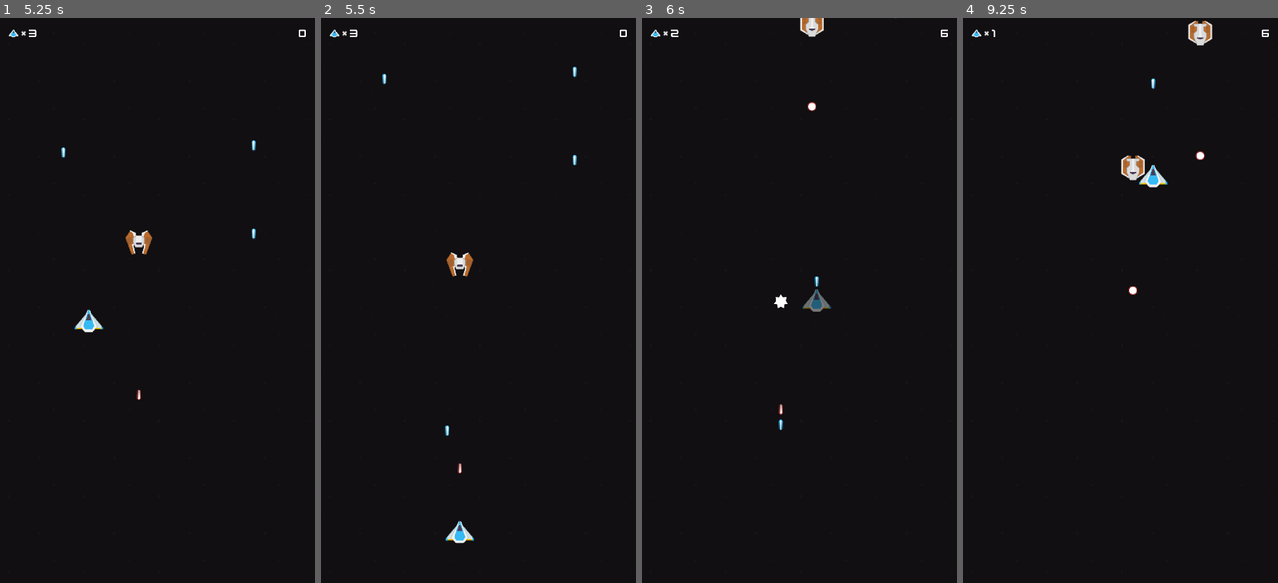
Above: before the commit, frames 1-4 (left to right).
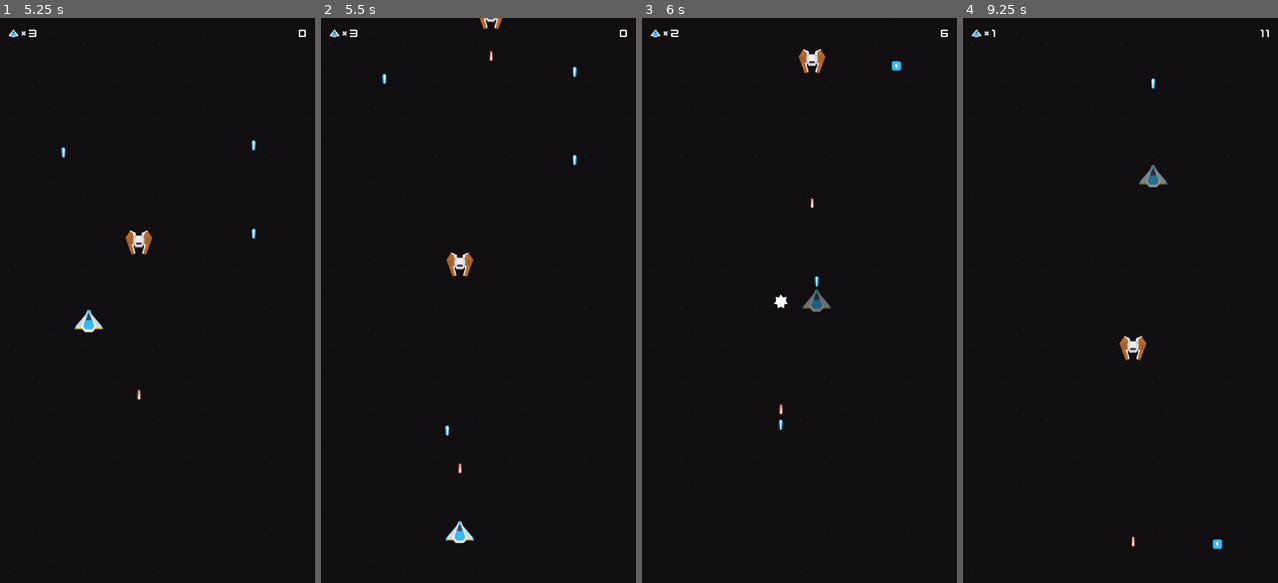
Above: after the commit, the same moments.

Repository: sakkaku-dev/space-shooter
Game: Godot game, scene res://scenes/Game.tscn
Same seed, same stepped clock (60 frames per second), same inputs: the game is played once before the commit and once after it. Sound files missing from this copy of the repository are replaced by a short silence.
Inputs (mouse positions are in pixels of both pictures, inside the frame that each line leads up to):
- Up to frame 1 (5.25 s): click "Start" at 0.5 s; tap Enter at 1.25 s; move the mouse to (226, 272) at 1.27 s; hold Right (ui_right) 1.28-2 s; click (226, 272) at 1.42 s; drag from (94, 328) to (226, 272) at 2.02 s; move the mouse to (189, 176) at 2.77 s; hold Right (ui_right) 2.78-3.5 s; drag from (141, 413) to (189, 176) at 3.52 s; move the mouse to (255, 385) at 4.27 s; hold Left (ui_left) 4.28-5 s; drag from (63, 215) to (138, 532) at 5.02 s
- Up to frame 2 (5.5 s): no input
- Up to frame 3 (6 s): move the mouse to (815, 300) at 5.77 s; hold Left (ui_left) from 5.78 s (still down); click (815, 300) at 5.92 s
- Up to frame 4 (9.25 s): release Left (ui_left) at 6.5 s; drag from (1073, 159) to (1133, 46) at 6.52 s; move the mouse to (1189, 272) at 7.27 s; hold Up (ui_up) 7.28-8 s; drag from (1057, 328) to (1189, 102) at 8.02 s; move the mouse to (1152, 176) at 8.77 s; hold Left (ui_left) from 8.78 s (still down)

Frame 1 is identical in both runs. In frame 2, 0.1% of the frame differs, in the area x 50-58%, y 0-8%; in frame 3, 0.6%; in frame 4, 1.2%, in the area x 49-98%, y 0-94%.

Commit message:
Increase spawner over time

Diff:
--- a/scenes/Game.gd
+++ b/scenes/Game.gd
@@ -19,6 +19,7 @@
 var player_ship_scene = preload("res://scenes/spaceship/PlayerShip.tscn")
 var time = 0
 var started = false
+var decreased = false
 
 func _ready():
 	main_menu.show()
@@ -29,10 +30,24 @@
 		time += delta
 		score.text = str(_get_score())
 
+		_decrease_spawn(spawner, 1)
+		_decrease_spawn(powerup_spawner, 3)
+
 		if get_viewport_rect().has_point(get_global_mouse_position()):
 			Input.set_mouse_mode(Input.MOUSE_MODE_HIDDEN)
 		else:
 			Input.set_mouse_mode(Input.MOUSE_MODE_VISIBLE)
+
+
+func _decrease_spawn(spawn: Spawner, min_value: int) -> void:
+	if int(time) % 50 == 0:
+		if not decreased:
+			spawn.spawn_delay -= 0.2
+			spawn.spawn_delay = max(min_value, spawn.spawn_delay)
+			decreased = true
+	else:
+		decreased = false
+
 
 func _get_score():
 	return Globals.enemy_kill_score + int(time / 5.0)
--- a/scenes/explosion/Explosion.tscn
+++ b/scenes/explosion/Explosion.tscn
@@ -21,6 +21,7 @@
 
 [node name="AudioStreamPlayer" type="AudioStreamPlayer" parent="."]
 stream = ExtResource( 4 )
+volume_db = -20.0
 [connection signal="animation_finished" from="." to="." method="clear"]
 [connection signal="animation_finished" from="." to="." method="_on_Explosion_animation_finished"]
 [connection signal="finished" from="AudioStreamPlayer" to="." method="clear"]
--- a/scenes/powerups/DoubleShot.tscn
+++ b/scenes/powerups/DoubleShot.tscn
@@ -5,7 +5,7 @@
 [ext_resource path="res://scenes/powerups/powerupBlue_double.png" type="Texture" id=3]
 
 [node name="DoubleShot" instance=ExtResource( 1 )]
-powerup_time = 5
+powerup_time = 20
 
 [node name="Sprite" parent="." index="0"]
 texture = ExtResource( 3 )
--- a/scenes/powerups/LaserBallUp.tscn
+++ b/scenes/powerups/LaserBallUp.tscn
@@ -5,7 +5,7 @@
 [ext_resource path="res://scenes/powerups/powerupBlue_star.png" type="Texture" id=3]
 
 [node name="LaserBallUp" instance=ExtResource( 1 )]
-powerup_time = 5
+powerup_time = 15
 
 [node name="Sprite" parent="." index="0"]
 texture = ExtResource( 3 )
--- a/scenes/powerups/ShieldUp.tscn
+++ b/scenes/powerups/ShieldUp.tscn
@@ -5,6 +5,7 @@
 [ext_resource path="res://scenes/powerups/ShieldUp.gd" type="Script" id=3]
 
 [node name="ShieldUp" instance=ExtResource( 1 )]
+powerup_time = 30
 
 [node name="Sprite" parent="." index="0"]
 texture = ExtResource( 2 )
--- a/scenes/powerups/ShotSpeed.tscn
+++ b/scenes/powerups/ShotSpeed.tscn
@@ -4,7 +4,7 @@
 [ext_resource path="res://scenes/powerups/ShotSpeed.gd" type="Script" id=2]
 
 [node name="ShotSpeed" instance=ExtResource( 1 )]
-powerup_time = 5
+powerup_time = 20
 
 [node name="Node" type="Node" parent="." index="0"]
 script = ExtResource( 2 )
--- a/scenes/powerups/TripleAngleShot.tscn
+++ b/scenes/powerups/TripleAngleShot.tscn
@@ -5,7 +5,7 @@
 [ext_resource path="res://scenes/powerups/powerupBlue_triple.png" type="Texture" id=3]
 
 [node name="TripleAngleShot" instance=ExtResource( 1 )]
-powerup_time = 5
+powerup_time = 10
 
 [node name="Sprite" parent="." index="0"]
 texture = ExtResource( 3 )
